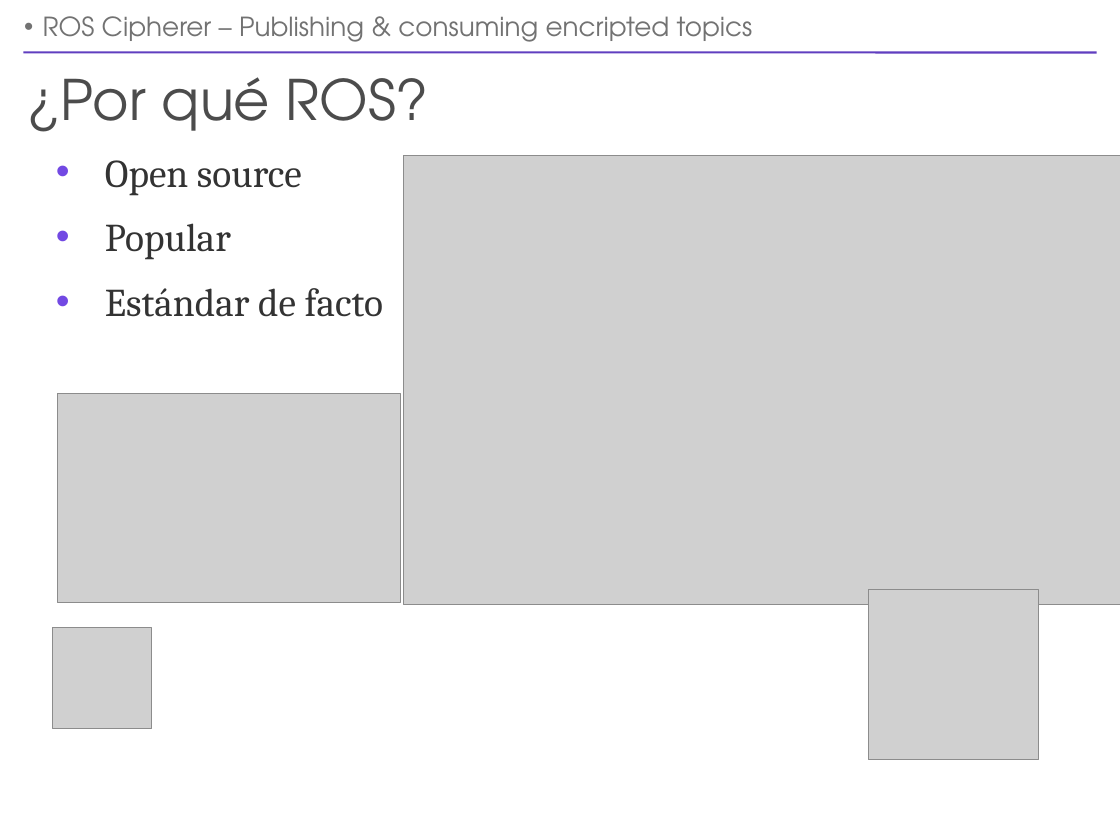
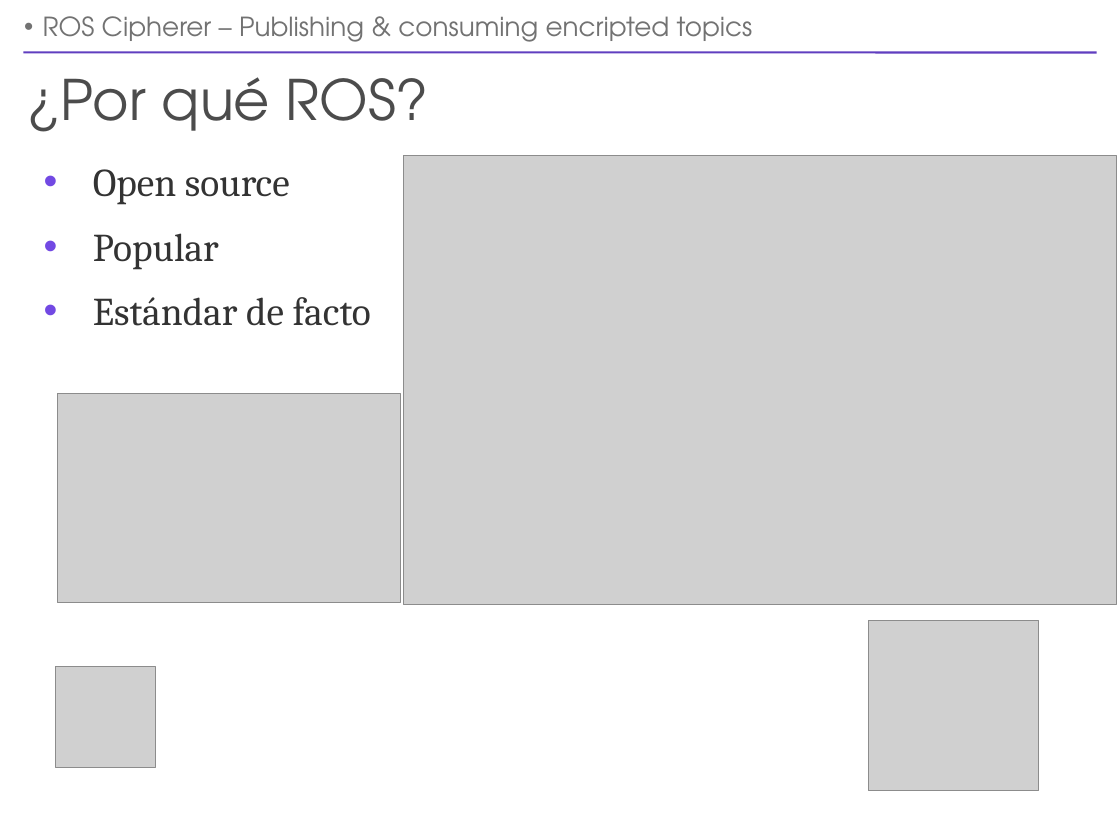
Before and after one commit to UleRobots/ROS-cipherer, a slide deck: slide 3 of doc/ros-cipherer-presentation-v2.odp. Drawn at 1120x840 pixels with LibreOffice and Linux fonts; fonts in the diff are those of the drawing; grey boxes stand for pictures. Boxes give left, top, right and bottom in pixels: in the first picture for what was removed or moved away, otherwise in the second. Text is boxed around its words. In the diff, an @@ line names an element or a change of style, - is before the commit and + after.

```diff
--- a/doc/ros-cipherer-presentation-v2.odp
+++ b/doc/ros-cipherer-presentation-v2.odp
@@ text "Open source": place and size @@
-text "Open source" at bbox=[105, 160, 383, 317]
+text "Open source" at bbox=[93, 169, 371, 326]
@@ picture: place and size @@
-picture at bbox=[868, 589, 1039, 760]
+picture at bbox=[868, 620, 1039, 791]
@@ picture: place and size @@
-picture at bbox=[53, 628, 152, 729]
+picture at bbox=[56, 666, 155, 767]
```
Also in this commit, not shown: 5 other slides changed, 1 other file.
